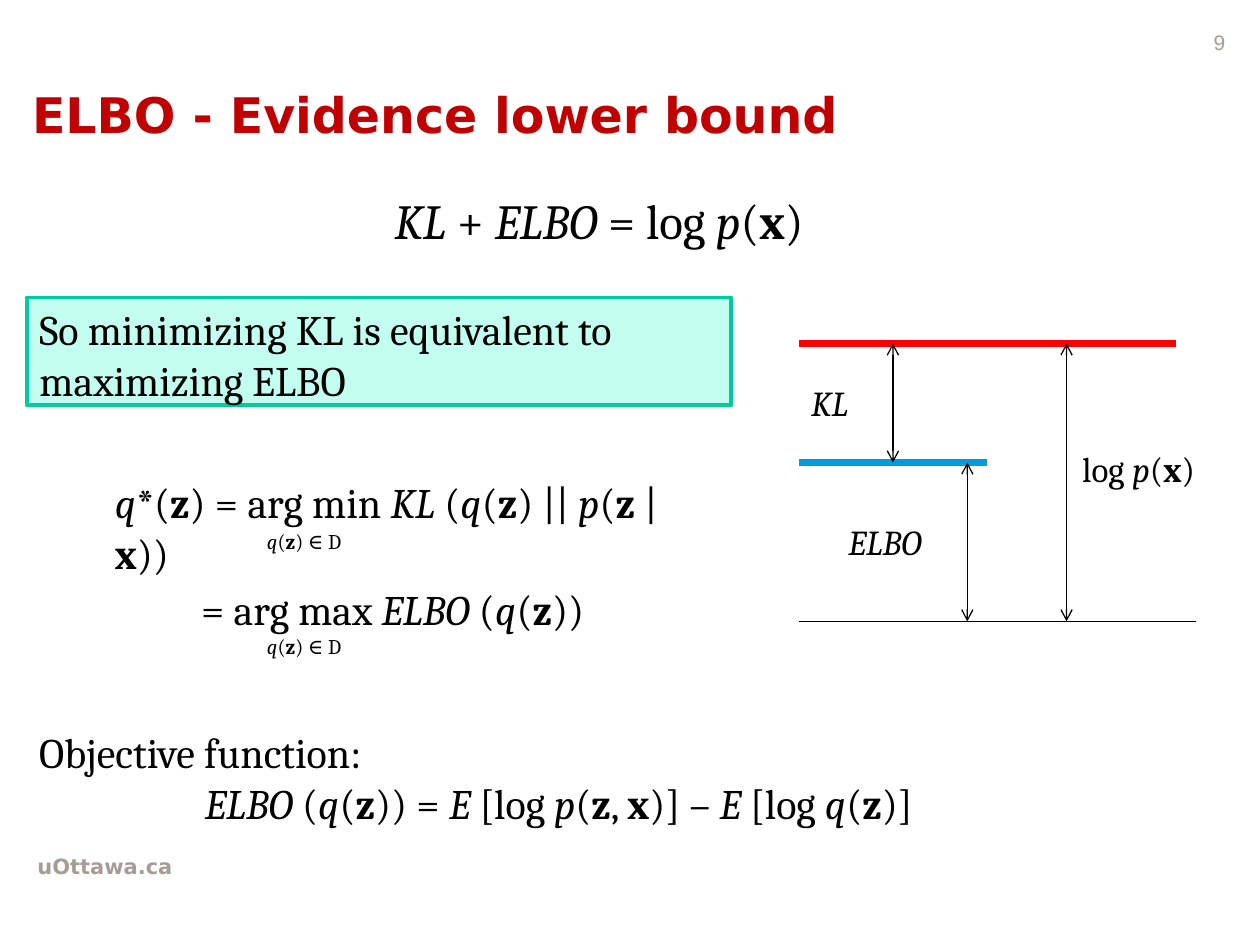
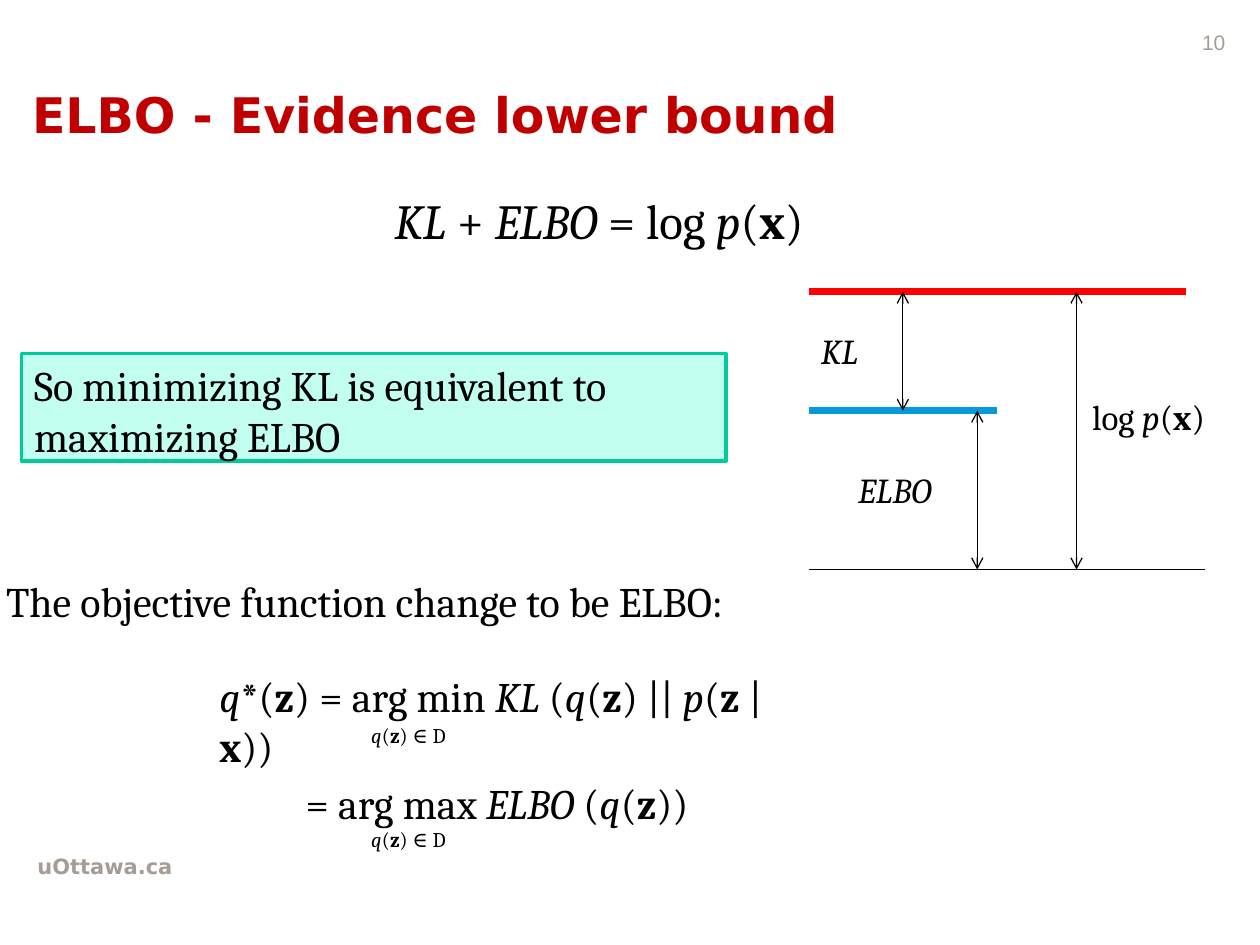
Before and after one commit to wwwmonsterlam/GraphicModelClassifierProject, a slide deck: slide 10 of presentationi.pptx (slide 9 before the commit). Drawn at 1260x945 pixels with LibreOffice and Linux fonts; fonts in the diff are those of the drawing; background and template pictures are left out. Boxes give left, top, right and bottom in pixels: in the first picture for what was removed or moved away, otherwise in the second. Text is boxed around its words. In the diff, an @@ line names an element or a change of style, - is before the commit and + after.

Commit message:
some update

```diff
--- a/presentationi.pptx
+++ b/presentationi.pptx
@@ page number at [1202,35,1225,50]: text changed @@
-9
+10
@@ rectangle "So minimizing KL is equivalent ...": place and size @@
-rectangle "So minimizing KL is equivalent ..." at [26,297,731,406]
+rectangle "So minimizing KL is equivalent ..." at [21,354,726,462]
@@ 3 texts, 3 double arrows, 3 lines: place and size @@
-3 texts, 3 double arrows, 3 lines at [799,344,1196,621]
+3 texts, 3 double arrows, 3 lines at [809,292,1206,570]
@@ text added at [6,587,723,627], 24 pt, text #000000 @@
+The objective function change to be ELBO:
@@ text removed at [39,738,913,829] @@
-Objective function:
-ELBO (q(z)) = E [log p(z, x)] – E [log q(z)]
@@ 4 texts: place and size @@
-4 texts at [115,488,635,659]
+4 texts at [219,682,740,852]
```
Also in this commit, not shown: 2 other slides changed, 8 slides added.
